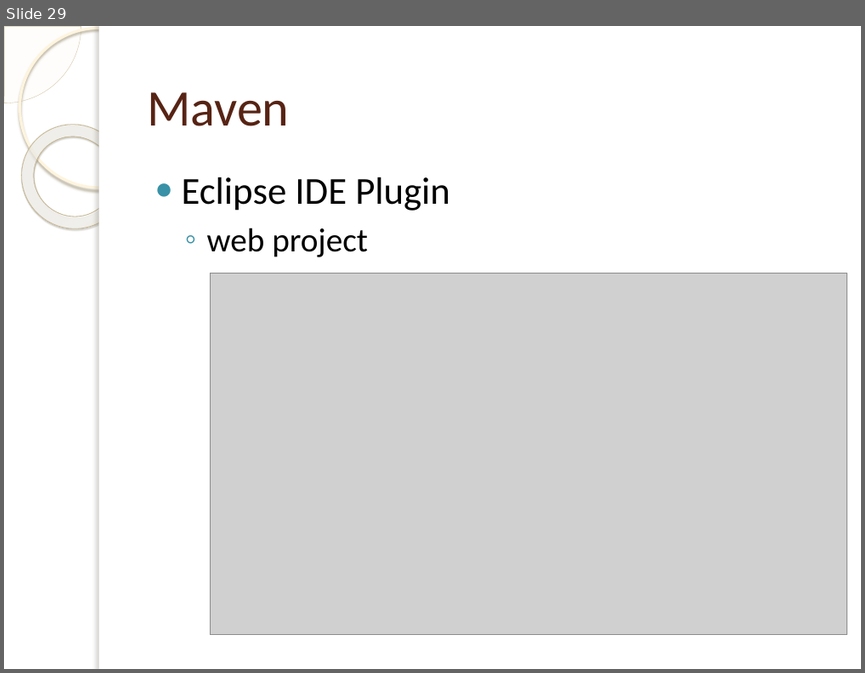
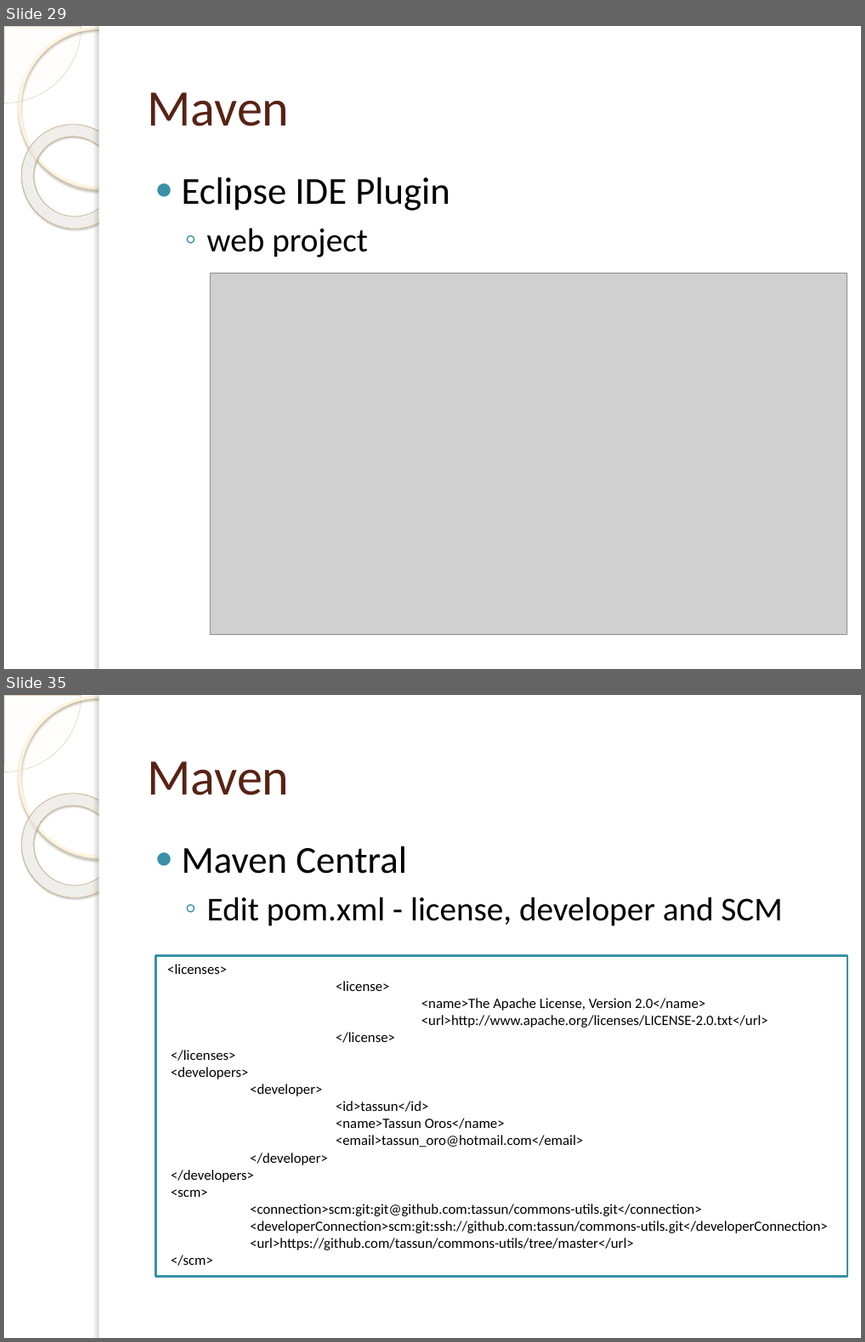
Before and after one commit to tassun/train-maven, a slide deck: Introduction to Maven.pptx. Shown one above the other, each under a label of ours: slide 29 before the commit, slides 29 and 35 after it; the slides between them are not shown. The pictures are 865x673 and 865x1342 pixels, drawn with LibreOffice and Linux fonts; fonts in the diff are those of the drawing; grey boxes stand for pictures; background and template pictures are left out. Boxes give left, top, right and bottom in pixels: in the first picture for what was removed or moved away, otherwise in the second. Text is boxed around its words. In the diff, an @@ line names an element or a change of style, - is before the commit and + after.

```diff
--- a/Introduction to Maven.pptx
+++ b/Introduction to Maven.pptx
@@ slide 35 added at (x1=4, y1=695, x2=861, y2=1338), background picture (left out); not listed: 5 template elements that a slide beside it also shows @@
@@ title added at (x1=147, y1=761, x2=289, y2=795), 43 pt, text #572314 @@
+Maven
@@ text added at (x1=182, y1=846, x2=782, y2=926), 28 pt, text #000000 @@
+● Maven Central
+  ◦ Edit pom.xml - license, developer and SCM
@@ rectangle added at (x1=155, y1=955, x2=847, y2=1276), outline #3891A7 2 pt, 12 pt, text #000000 @@
+<licenses>
+<license>
+<name>The Apache License, Version 2.0</name>
+<url>http://www.apache.org/licenses/LICENSE-2.0.txt</url>
+</license>
+</licenses>
+<developers>
+<developer>
+<id>tassun</id>
+<name>Tassun Oros</name>
+<email>tassun_oro@hotmail.com</email>
+</developer>
+</developers>
+<scm>
+<connection>scm:git:git@github.com:tassun/commons-utils.git</connection>
+<developerConnection>scm:git:ssh://github.com:tassun/commons-utils.git</developerConnection>
+<url>https://github.com/tassun/commons-utils/tree/master</url>
+</scm>
```
Also in this commit, not shown: 2 slides changed, 18 other slides added, 1 other file.
